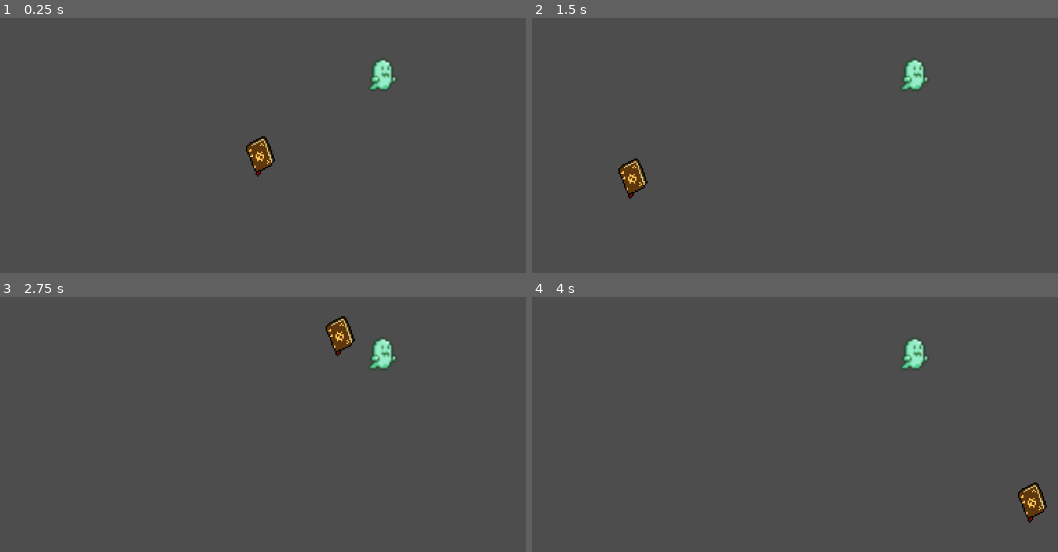
Above: before the commit, frames 1-4 (two rows, left to right).
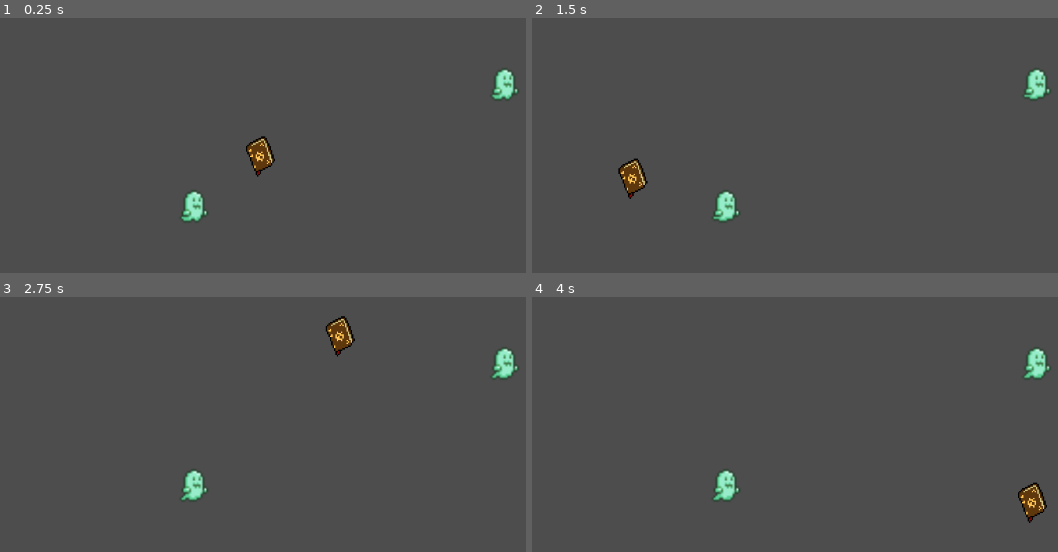
Above: after the commit, the same moments.

Repository: lukakitamura/Who-Turned-Off-the-Lights
Game: Godot game, scene res://Scenes/Level.tscn
Same seed, same stepped clock (60 frames per second), same inputs: the game is played once before the commit and once after it.
Inputs (mouse positions are in pixels of both pictures, inside the frame that each line leads up to):
- Up to frame 1 (0.25 s): no input
- Up to frame 2 (1.5 s): tap Enter at 0.5 s; move the mouse to (968, 135) at 0.52 s; tap Space at 1.25 s; move the mouse to (631, 178) at 1.27 s
- Up to frame 3 (2.75 s): tap Enter at 2 s; move the mouse to (341, 337) at 2.02 s
- Up to frame 4 (4 s): tap Space at 2.75 s; move the mouse to (752, 526) at 2.77 s; tap Enter at 3.5 s; move the mouse to (1031, 503) at 3.52 s

The runs differ from the first frame. In frame 1, 1.3% of the frame differs, in the area x 34-99%, y 16-80%; in frame 2, 1.3%; in frame 3, 1.3%; in frame 4, 1.3%.

Commit message:
Sucks work on ghosts
Ghosts shrink when sucked

Diff:
--- a/Scenes/Level.tscn
+++ b/Scenes/Level.tscn
@@ -6,11 +6,17 @@
 
 [node name="Level" type="Node2D"]
 
-[node name="Small Ghost" parent="." instance=ExtResource("1_8rbpu")]
-position = Vector2(176, -118)
-
 [node name="Camera2D" type="Camera2D" parent="."]
 script = ExtResource("1_vsvp5")
 
 [node name="Vacuum" parent="." instance=ExtResource("1_0ba56")]
 position = Vector2(-285, 3)
+
+[node name="Ghosts" type="Node2D" parent="."]
+position = Vector2(-96, -120)
+
+[node name="Small Ghost" parent="Ghosts" instance=ExtResource("1_8rbpu")]
+position = Vector2(448, 16)
+
+[node name="Small Ghost2" parent="Ghosts" instance=ExtResource("1_8rbpu")]
+position = Vector2(0, 192)
--- a/Scenes/Small Ghost.tscn
+++ b/Scenes/Small Ghost.tscn
@@ -133,4 +133,5 @@
 scale = Vector2(2.75, 2.75)
 sprite_frames = SubResource("SpriteFrames_ydyqm")
 animation = &"drift_left"
+autoplay = "drift_left"
 frame_progress = 0.636826
--- a/Scripts/ghost_controller.gd
+++ b/Scripts/ghost_controller.gd
@@ -1,13 +1,13 @@
 extends Area2D
 
-var vacuum_large_ref
-var vacuum_small_ref
+var vacuum_large_ref # large area slow suck
+var vacuum_small_ref # small area fast suck
 
 var isBigSucked = false
 var isSmallSucked = false
 
-const FAST_SHRINK = .5
-const SLOW_SHRINK = .25
+const FAST_SHRINK = .01
+const SLOW_SHRINK = .005
 const SPEED = 50
 
 func _ready()->void:
@@ -27,6 +27,10 @@
 		isBigSucked = false
 		isSmallSucked = false
 
-	if (isBigSucked || isSmallSucked):
-		print("Help, I am being sucked!")
-		pass
+	if (isBigSucked):
+		self.scale -= Vector2(SLOW_SHRINK, SLOW_SHRINK)
+	elif (isSmallSucked):
+		self.scale -= Vector2(FAST_SHRINK, FAST_SHRINK)
+
+	if self.scale.x <= .5:
+		self.queue_free()
